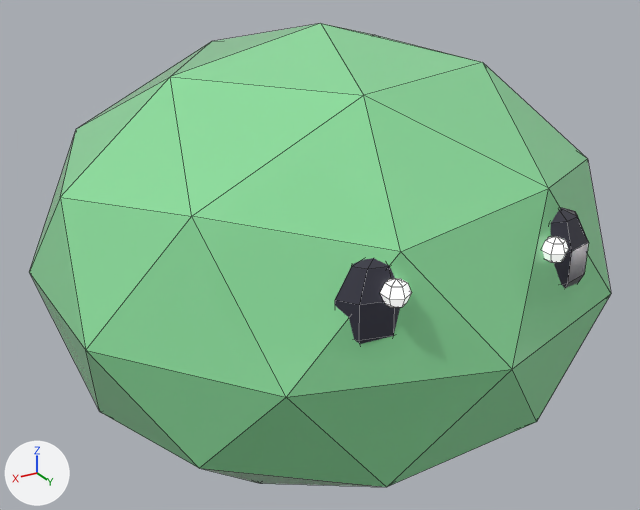
An edit to the Blender file assets/blender/slime.blend, drawn before and after from the same camera.
One viewpoint serves both versions: a camera (50 mm lens) standing at (0.831, 1.382, 1.093) and looking at (0.004, 0.005, 0.404). The lights are fixed; the arrows at lower left show +X, +Y and +Z. The older version comes first. Mesh edges are drawn as thin lines.

Names of what the first picture shows: 'SlimeBody'.
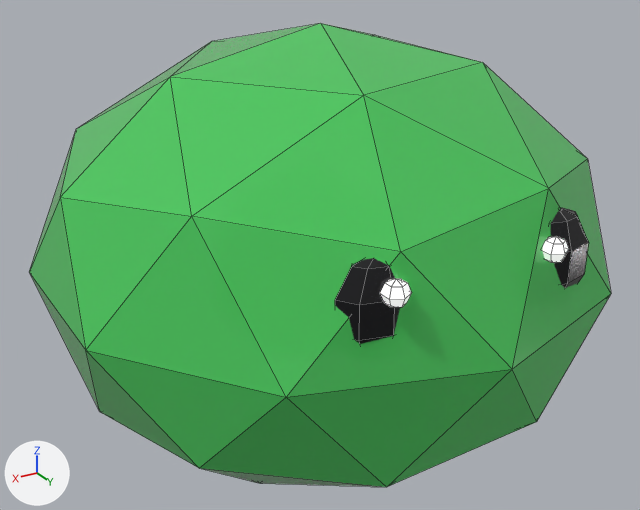
Diff of the bpy script that builds the scene:
```diff
--- a/assets/blender/slime.blend.py
+++ b/assets/blender/slime.blend.py
@@ mat_gelee @@
 mat_gelee = principled_material('Gelee')
-mat_gelee.base_color = (0.3, 0.82, 0.38)  # green #95eaa6
+mat_gelee.base_color = (0.0732, 0.638, 0.119)  # green #4cd161
 mat_gelee.roughness = 0.15
@@ mat_oeilnoir @@
 mat_oeilnoir = principled_material('OeilNoir')
-mat_oeilnoir.base_color = (0.04, 0.04, 0.06)  # dark grey #383845
+mat_oeilnoir.base_color = (0.0031, 0.0031, 0.0049)  # black #0a0a0f
 mat_oeilnoir.roughness = 0.1
```

What differs and where, as boxes (x1, y1, x2, y2) in the pictures (640 x 510 px):
'SlimeBody', recoloured
    both: (29, 23, 611, 487)
